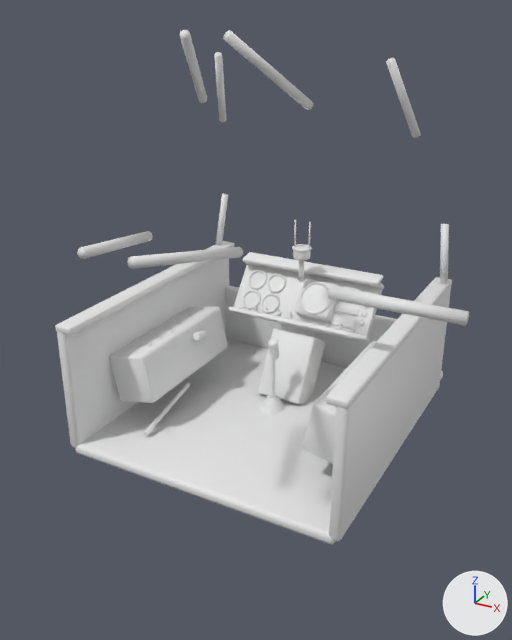
A saved change to the glTF model assets/models/choppa/cockpit.glb.
Rendered twice from a camera (50 mm lens) standing at (1.64, -2.93, 1.15) and looking at (0.14, -0.2, -0.21). Every picture has the same lights, and +X, +Y and +Z are marked at lower right. The picture after the commit comes second. Vertices at exactly the same position are counted once.

Objects in the first picture: 'shell', 'stick' and 1 more.
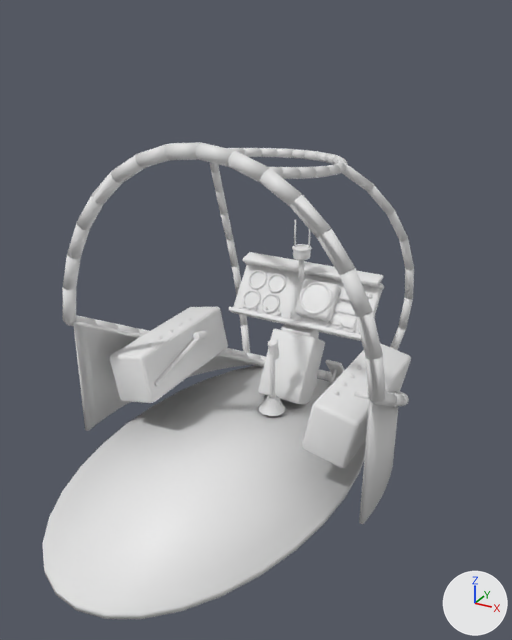
Pixel boxes (x1, y1, x2, y2) of what changed, in the pictures (512 x 640 px; the box of a moved part takes in the faces that stretch with it):
'shell', reshaped (10% narrower, 7% shorter)
    before: (55, 30, 469, 544)
    after: (43, 142, 414, 619)
part 1 of me_cube, moved or reshaped (not visible afterwards)
    before: (328, 286, 469, 326)
part 2 of me_cube, rebuilt (12% narrower, 24% taller)
    before: (75, 339, 443, 544)
    after: (43, 365, 366, 619)
part 3 of me_cube, deleted
    before: (77, 30, 449, 284)
part 4 of me_cube, reshaped
    before: (55, 241, 452, 541)
    after: (62, 142, 414, 524)

Diff of the bpy script that builds the scene:
```diff
--- a/assets/models/choppa/cockpit.glb.py
+++ b/assets/models/choppa/cockpit.glb.py
@@ me_cube @@
 # used by ob_shell; location = (0.0, 0.0, 0.0)
-me_cube.from_pydata(...)  # 4396 vertices, 8432 faces; spans x -0.78..1.12, y -1.07..1.2, z -1.04..1.08
+me_cube.from_pydata(...)  # 6092 vertices, 11528 faces; spans x -0.88..0.88, y -1.42..0.92, z -1.07..0.65
+# me_cube part 1: the loose piece of 20 vertices spanning x 0.52..1.12, y -0.23..-0.17, z -0.03..0.03 is scaled about its middle by (0.122, 0.996, 0.998), then moved by (-0.86, 1.09, -1.04), in mat_paint (white #e7e7e7)
+# me_cube part 2: the loose piece of 56 vertices spanning x -0.75..0.75, y -0.6..1.2, z -1.03..-0.97 is rebuilt with 64 vertices and now spans x -0.66..0.66, y -1.42..0.75, z -1.03..-1.0
+# me_cube part 3: 8 loose pieces with 160 vertices, spanning x -0.77..0.77, y -1.07..0.96, z -0.3..1.08, are deleted
+# me_cube part 4: 280 vertices removed from x -0.78..0.78, y -0.6..1.0, z -1.0..-0.28; 2128 vertices added at x -0.88..0.88, y -0.46..0.92, z -1.07..0.65
 me_cube.materials.append(mat_paint)
```
